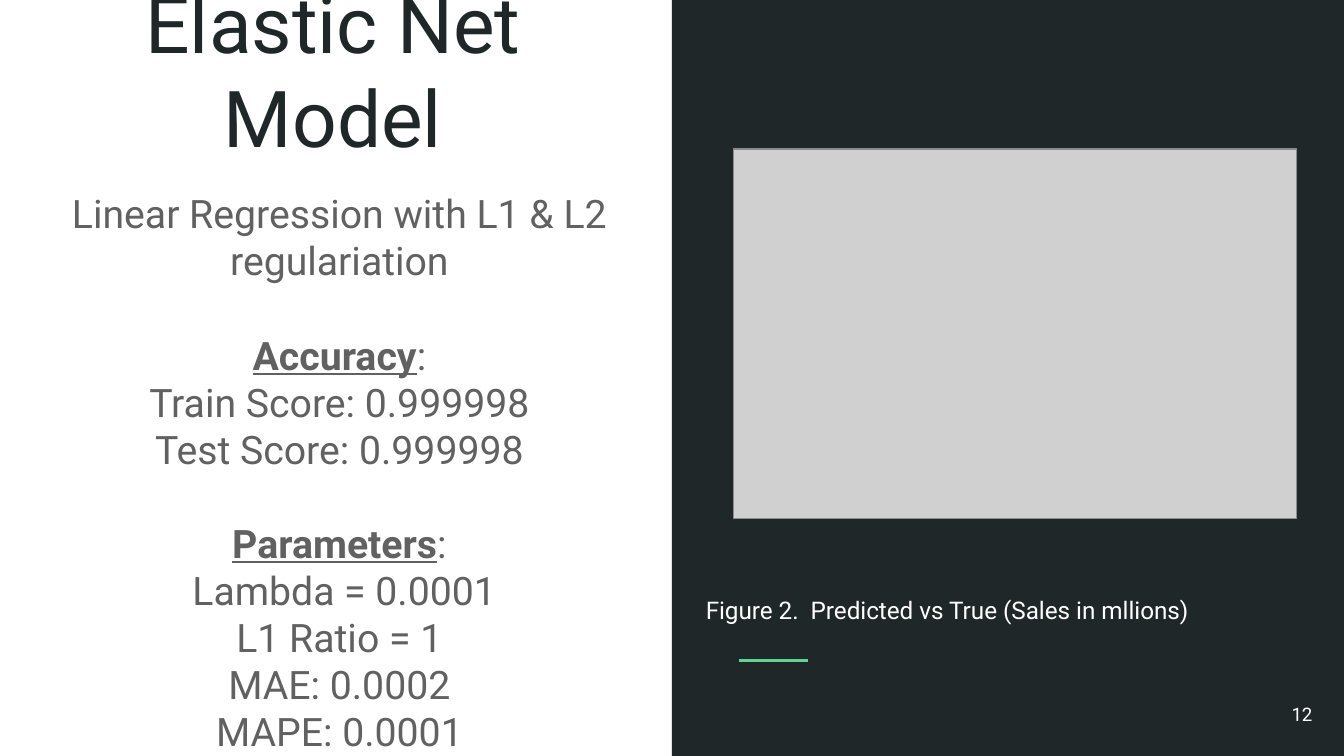
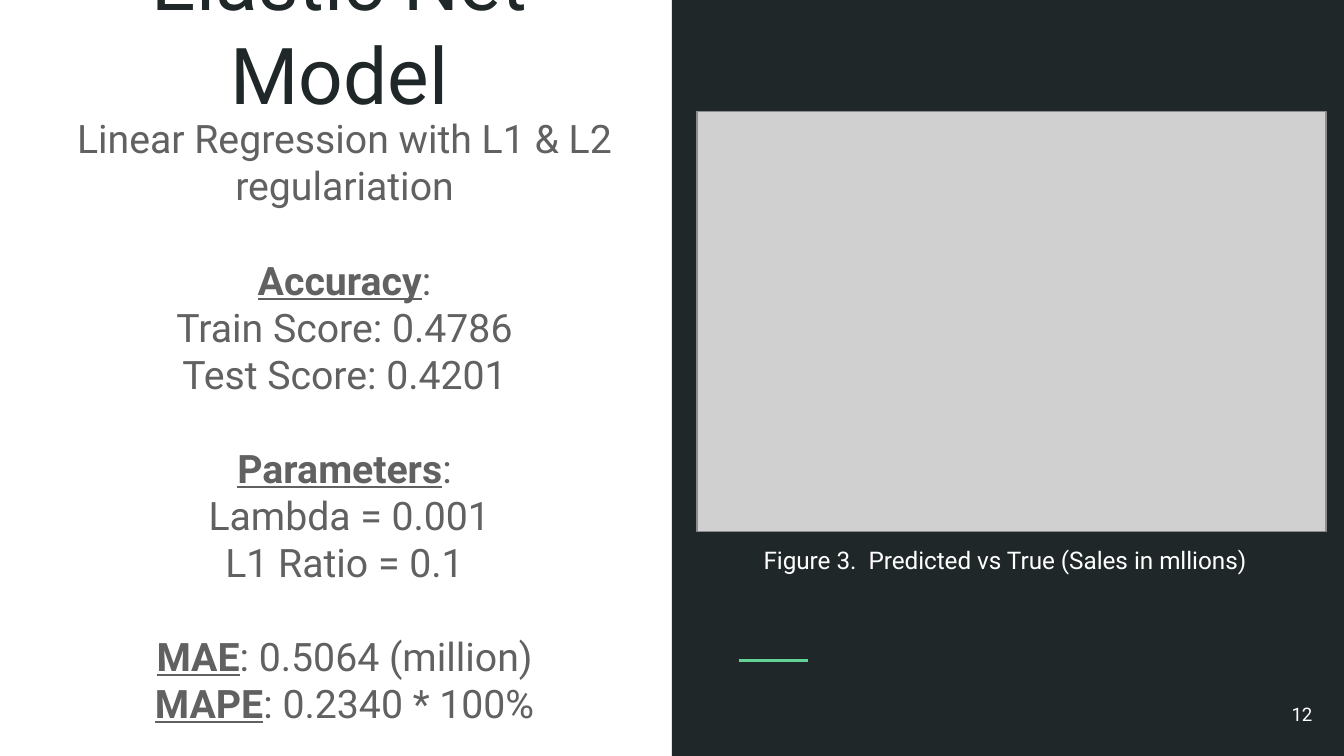
Before and after one commit to Ninjaneer1/VideoGameSalesPredictor, a slide deck: slide 12 of VideoGameSalesPredictor_PP.pptx. Drawn at 1344x756 pixels with LibreOffice and Linux fonts; fonts in the diff are those of the drawing; grey boxes stand for pictures. Boxes give left, top, right and bottom in pixels: in the first picture for what was removed or moved away, otherwise in the second. Text is boxed around its words. In the diff, an @@ line names an element or a change of style, - is before the commit and + after.

```diff
--- a/VideoGameSalesPredictor_PP.pptx
+++ b/VideoGameSalesPredictor_PP.pptx
@@ title "Elastic Net Model" rewrapped from bbox=[145, 0, 520, 148] to bbox=[152, 0, 527, 105] @@
@@ subtitle "Linear Regression with L1 & ...": place and size @@
-subtitle "Linear Regression with L1 & ..." at bbox=[72, 198, 607, 747]
+subtitle "Linear Regression with L1 & ..." at bbox=[77, 123, 612, 723]
@@ picture: place and size @@
-picture at bbox=[734, 149, 1297, 519]
+picture at bbox=[698, 112, 1327, 532]
@@ subtitle at bbox=[176, 314, 512, 390]: text changed @@
-Train Score: 0.999998
-Test Score: 0.999998
+Train Score: 0.4786
+Test Score: 0.4201
@@ subtitle at bbox=[155, 500, 534, 723]: text changed @@
-Lambda = 0.0001
-L1 Ratio = 1
-MAE: 0.0002
-MAPE: 0.0001
+Lambda = 0.001
+L1 Ratio = 0.1
+MAE: 0.5064 (million)
+MAPE: 0.2340 * 100%
@@ text at bbox=[764, 550, 1246, 575]: text changed @@
-Figure 2. Predicted vs True (Sales in mllions)
+Figure 3. Predicted vs True (Sales in mllions)
```
Also in this commit, not shown: 2 other slides changed, 1 slide added, 1 other file.
